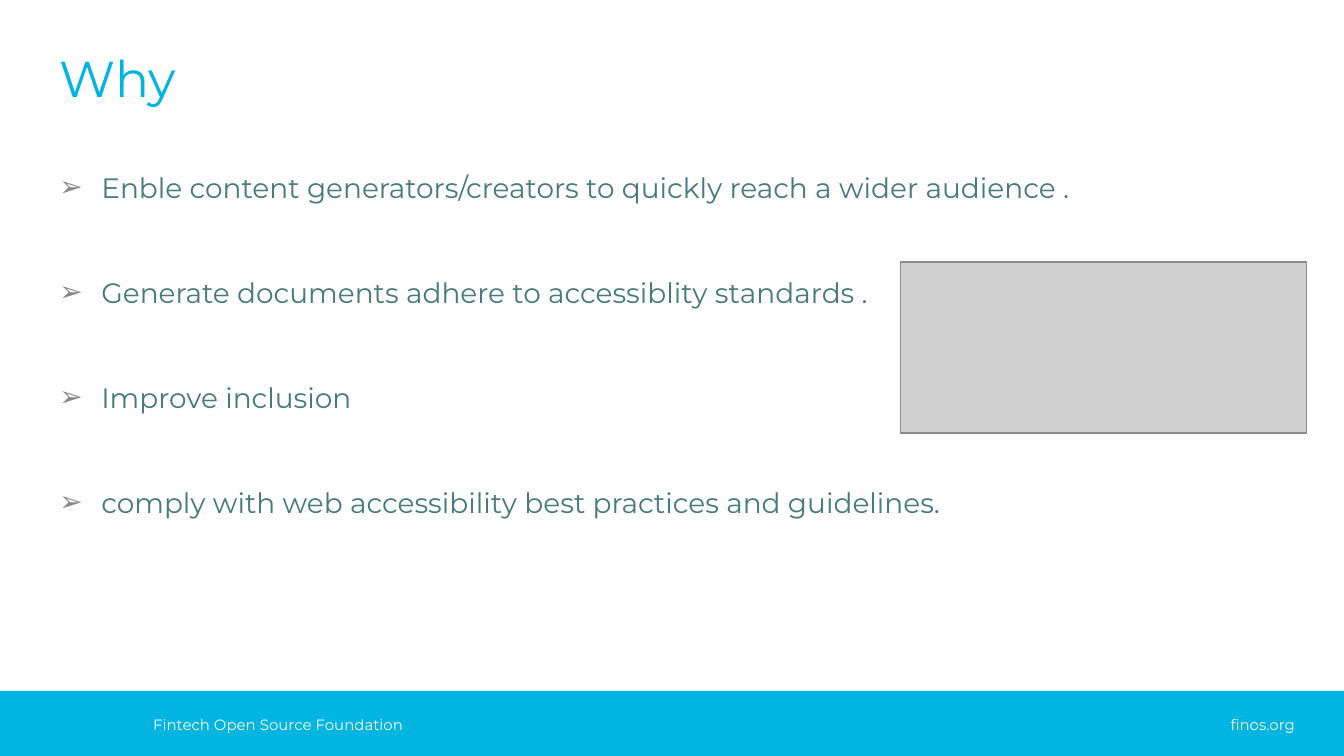
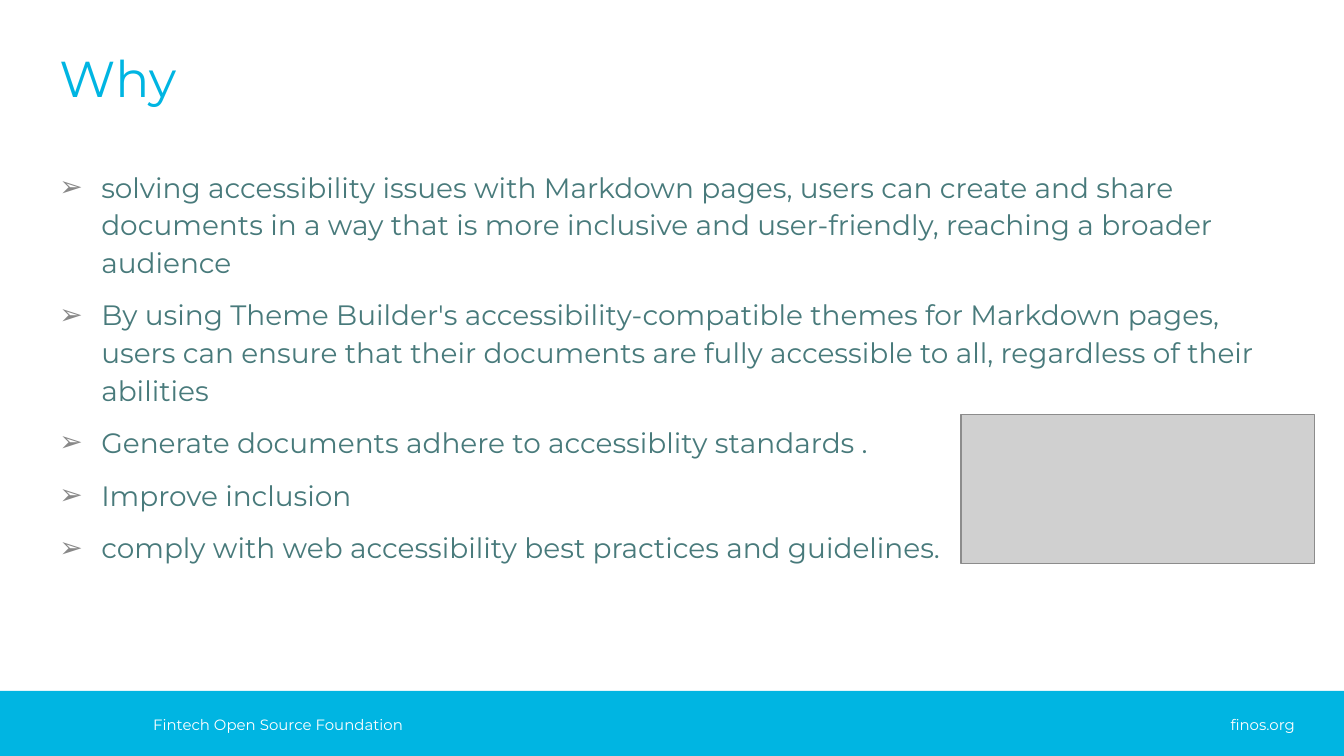
Before and after one commit to elangor/finos-accessability-ninjas-hackathon, a slide deck: slide 2 of challenges/common/presentations/gaad-hackathon-playback-template.pptx. Drawn at 1344x756 pixels with LibreOffice and Linux fonts; fonts in the diff are those of the drawing; grey boxes stand for pictures; background and template pictures are left out. Boxes give left, top, right and bottom in pixels: in the first picture for what was removed or moved away, otherwise in the second. Text is boxed around its words. In the diff, an @@ line names an element or a change of style, - is before the commit and + after.

```diff
--- a/challenges/common/presentations/gaad-hackathon-playback-template.pptx
+++ b/challenges/common/presentations/gaad-hackathon-playback-template.pptx
@@ text at (101,177,1253,401): text changed @@
-➢ Enble content generators/creators to quickly reach a wider audience .
+➢ solving accessibility issues with Markdown pages, users can create and share documents in a way that is more inclusive and user-friendly, reaching a broader audience
+➢ By using Theme Builder's accessibility-compatible themes for Markdown pages, users can ensure that their documents are fully accessible to all, regardless of their abilities
@@ picture: place and size @@
-picture at (900,262,1306,433)
+picture at (961,414,1314,563)
```
Also in this commit, not shown: 1 other slide changed, 1 slide added, 1 slide removed.
